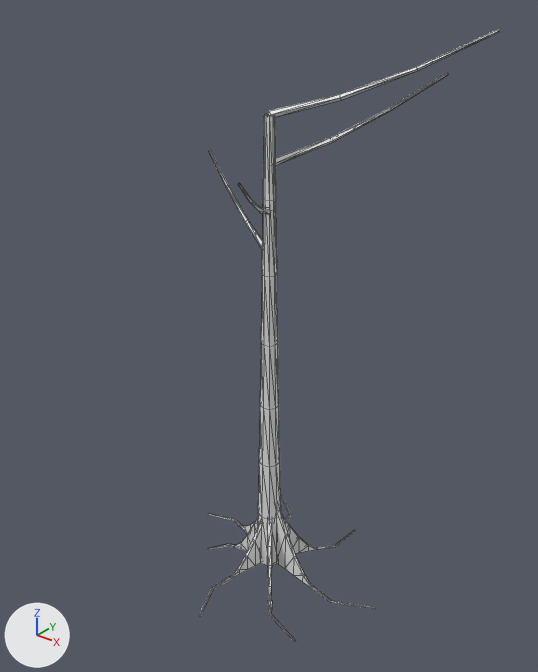
A saved change to the OBJ model game/assets/models/plants/SM_Plant_CeibaEmergent_Trunk.obj.
Camera for both pictures: a camera (50 mm lens) standing at (37.8, -47.3, 55.0) and looking at (0.2, -0.3, 25.8). The lights are fixed; the arrows at lower left show +X, +Y and +Z. The picture after the commit comes second. Mesh edges are drawn as thin lines. Where no turn or scale is listed for an object, it has been applied to the vertices.

The scene before the commit, as lines of its bpy script (objects in view):
```python
me_sm_plant_ceibaemergent_trunk = bpy.data.meshes.new('SM_Plant_CeibaEmergent_Trunk')
me_sm_plant_ceibaemergent_trunk.from_pydata(...)  # 374 vertices, 573 faces; spans x -13.1..15.7, y -13.1..13.8, z -0.1..51.6
ob_sm_plant_ceibaemergent_trunk = bpy.data.objects.new('SM_Plant_CeibaEmergent_Trunk', me_sm_plant_ceibaemergent_trunk)
ob_sm_plant_ceibaemergent_trunk.location = (0.0, 0.0, 0.0)
```
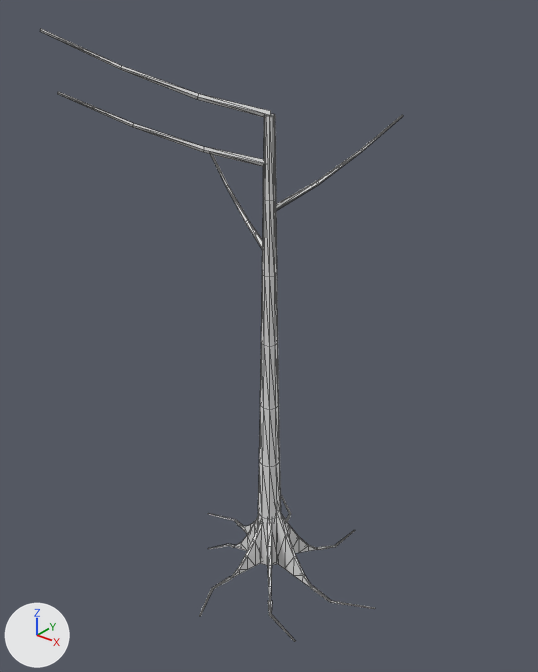
Patch to the scene script:
```diff
--- a/game/assets/models/plants/SM_Plant_CeibaEmergent_Trunk.obj.py
+++ b/game/assets/models/plants/SM_Plant_CeibaEmergent_Trunk.obj.py
@@ me_sm_plant_ceibaemergent_trunk @@
 # used by ob_sm_plant_ceibaemergent_trunk; location = (0.0, 0.0, 0.0)
-me_sm_plant_ceibaemergent_trunk.from_pydata(...)  # 374 vertices, 573 faces; spans x -13.1..15.7, y -13.1..13.8, z -0.1..51.6
+me_sm_plant_ceibaemergent_trunk.from_pydata(...)  # 374 vertices, 573 faces; spans x -13.1..12.4, y -13.8..15.0, z -0.1..51.6
+# me_sm_plant_ceibaemergent_trunk part 1: the loose piece of 16 vertices spanning x -0.3..8.1, y -13.1..0.2, z 36.9..43.5 is turned 135 degrees about the z axis through the mesh origin
+# me_sm_plant_ceibaemergent_trunk part 2: the loose piece of 16 vertices spanning x -0.3..8.3, y -0.2..13.8, z 40.8..47.5 is turned 179.9 degrees about the z axis through the mesh origin
+# me_sm_plant_ceibaemergent_trunk part 3: the loose piece of 16 vertices spanning x -0.1..15.7, y -0.3..5.5, z 44.7..51.6 is turned -144.1 degrees about the z axis through the mesh origin
```

What differs and where, as boxes [x1, y1, x2, y2] in the pictures (538 x 672 px; the box of a moved part takes in the faces that stretch with it):
'SM_Plant_CeibaEmergent_Trunk', reshaped (21% wider): before [199, 30, 499, 642]; after [40, 29, 403, 642]
part 1 of me_sm_plant_ceibaemergent_trunk, moved or reshaped: before [238, 183, 272, 215]; after [276, 115, 403, 211]
part 2 of me_sm_plant_ceibaemergent_trunk, moved or reshaped: before [276, 73, 448, 165]; after [57, 91, 266, 167]
part 3 of me_sm_plant_ceibaemergent_trunk, moved or reshaped: before [268, 30, 499, 117]; after [40, 29, 271, 117]
